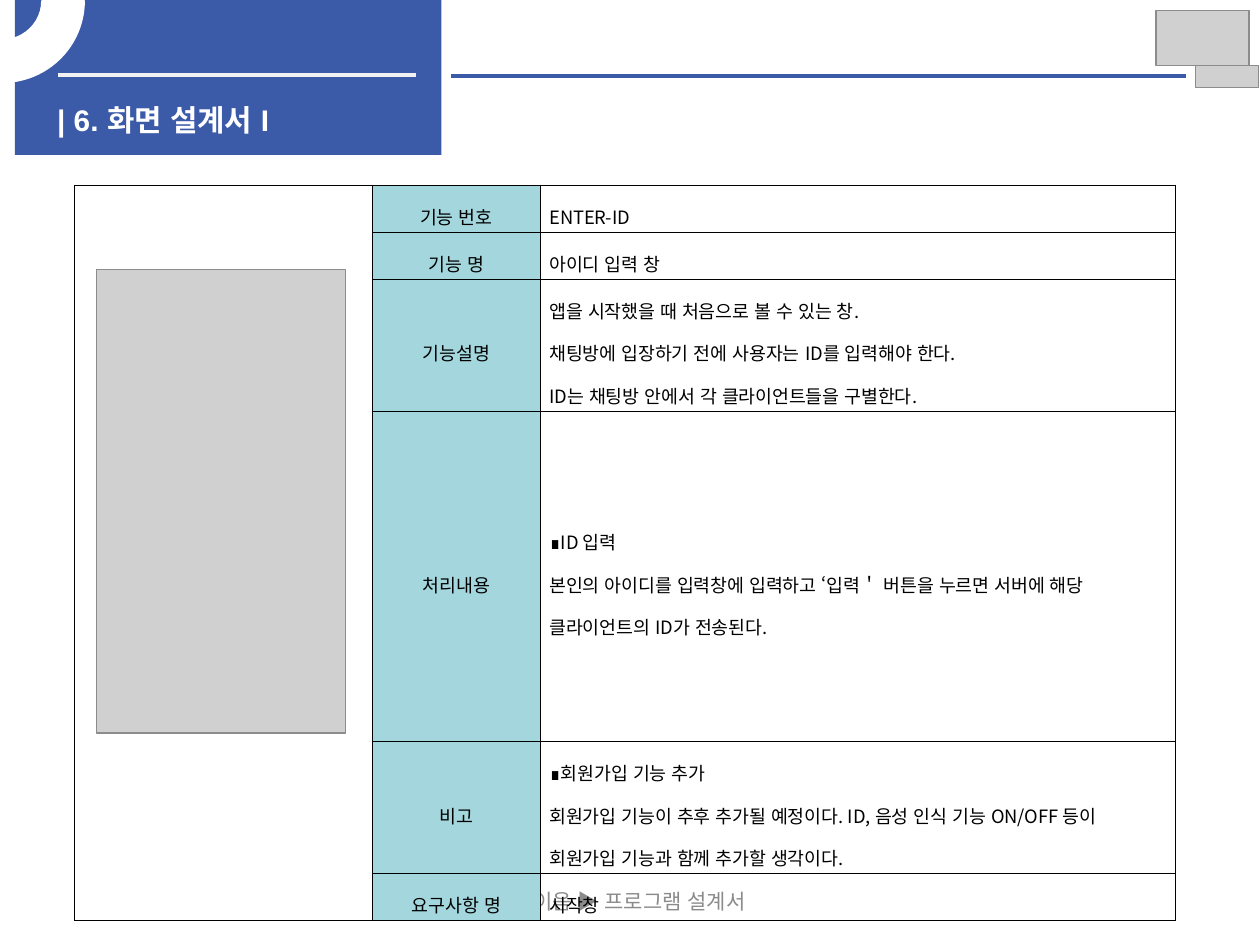
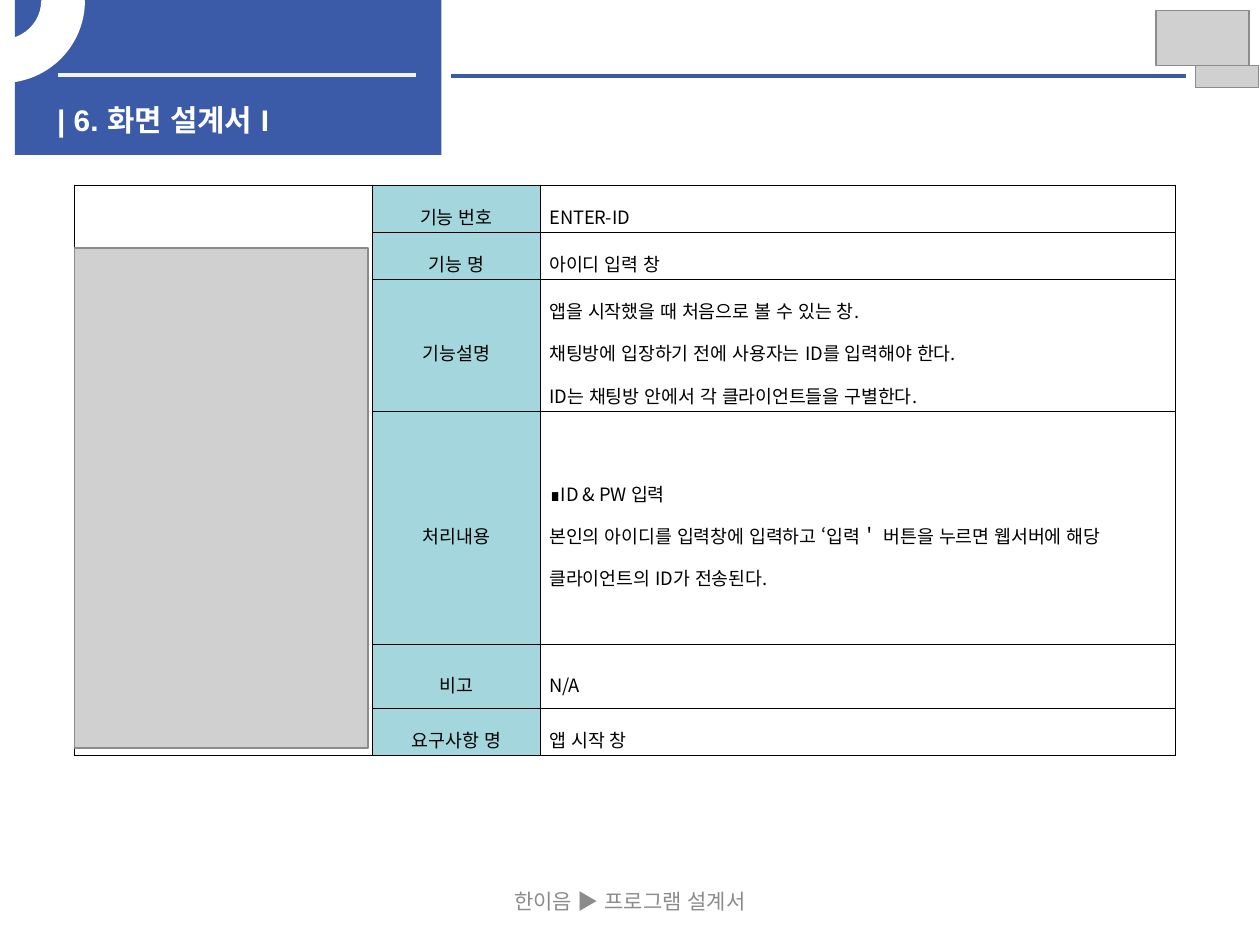
Before and after one commit to jee00609/Chatting, a slide deck: slide 8 of SW개발_HW 제작 설계서.pptx. Drawn at 1260x945 pixels with LibreOffice and Linux fonts; fonts in the diff are those of the drawing; grey boxes stand for pictures. Boxes give left, top, right and bottom in pixels: in the first picture for what was removed or moved away, otherwise in the second. Text is boxed around its words. In the diff, an @@ line names an element or a change of style, - is before the commit and + after.

```diff
--- a/SW개발_HW 제작 설계서.pptx
+++ b/SW개발_HW 제작 설계서.pptx
@@ table at [74,185,1176,753] @@
-row 4, column 3: ∎ID 입력 / 본인의 아이디를 입력창에 입력하고 ‘입력＇ 버튼을 누르면 서버에 해당 클라이언트의 ID가 전송된다.
+row 4, column 3: ∎ID & PW 입력 / 본인의 아이디를 입력창에 입력하고 ‘입력＇ 버튼을 누르면 웹서버에 해당 클라이언트의 ID가 전송된다.
-row 5, column 3: ∎회원가입 기능 추가 / 회원가입 기능이 추후 추가될 예정이다. ID, 음성 인식 기능 ON/OFF 등이 회원가입 기능과 함께 추가할 생각이다.
+row 5, column 3: N/A
-row 6, column 3: 시작창
+row 6, column 3: 앱 시작 창
@@ picture: place and size @@
-picture at [97,270,346,733]
+picture at [74,248,368,748]
```
Also in this commit, not shown: 16 other slides changed, 11 slides added.
